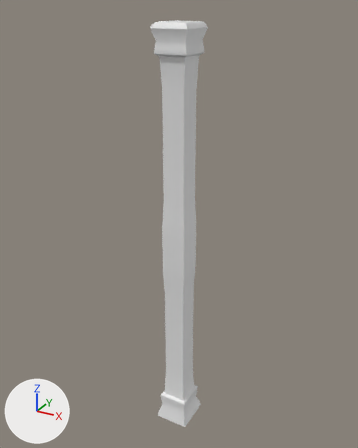
The FBX model Assets/Mesh/All_Tiles/MESH_Tiles_DoublePilar02.fbx, before and after one commit.
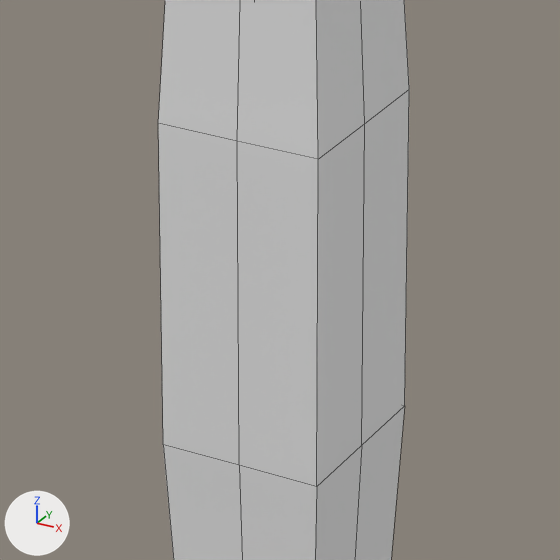
Old and new are each drawn whole from a 50 mm camera at (2.06, -3.755, 4.158) aimed at (-0.049, 0.08, 2.24) and again close up on the part from 39% to 61% of the width and 47% to 64% of the height. Arrows for +X, +Y and +Z are at lower left; the lights stay in place. The close-ups show mesh edges as thin lines. Where no turn or scale is listed for an object, it has been applied to the vertices.

Names of what the first close-up shows: 'MESH_Tiles_DoublePilar02'.
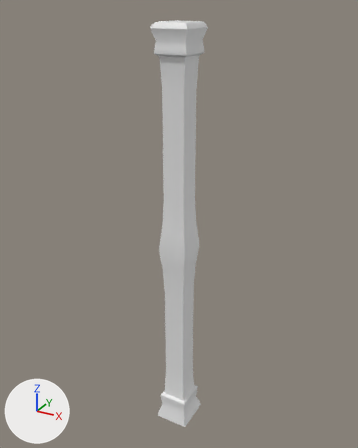
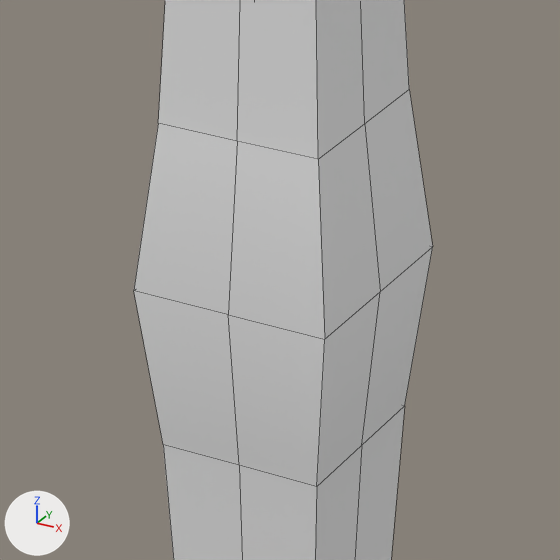
Where the newer file only moved an object's origin or applied its transform, the numbers keep the older frame.

What differs and where, as boxes [x1, y1, x2, y2] in the close-ups (560 x 560 px):
'MESH_Tiles_DoublePilar02', reshaped
    before: [158, 0, 409, 560]
    after: [134, 0, 433, 560]
part 1 of me_mesh, built on
    before: [158, 90, 409, 484]
    after: [134, 90, 433, 484]

What the commit changed:
me_mesh is used by ob_mesh_tiles_doublepilar02; location (0.0, 0.0, 0.0).
me_mesh had 225 vertices, 220 faces and spanned x -0.17..0.17, y -0.19..0.19, z 0.0..4.05.
me_mesh now has 233 vertices, 228 faces and spans x -0.17..0.17, y -0.19..0.19, z 0.0..4.05.
Part 1, on me_mesh:
8 faces are deleted.
8 vertices are added at x -0.14..0.14, y -0.15..0.15, z 2.04.
16 new faces join them.
